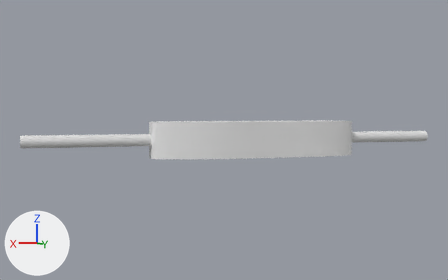
Two versions of the Blender file 3dPrint/UsbCover/CameraHolder_UsbCover_PassiveExt_TrippLite.blend, one commit apart.
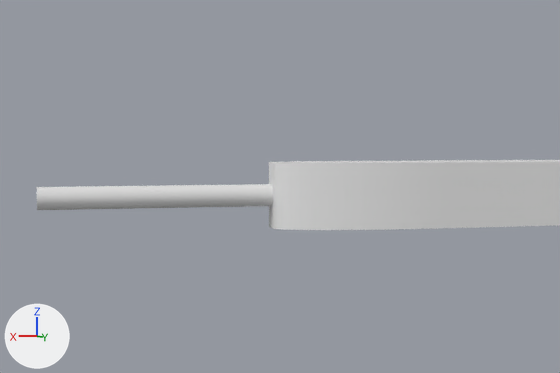
The first picture shows the older version from a 50 mm camera at (94.2, 253.1, 12.1) aimed at (10.2, -2.7, -0.6). The close-ups show both versions on the part from 0% to 69% of the width and 11% to 85% of the height of that picture; other places that the commit changed are outside them. The lights are fixed; the arrows at lower left show +X, +Y and +Z.

In view in the first close-up: 'Cube_Housing_Lower', 'Cube_Housing_Upper', 'Cyl_InnerWire'.
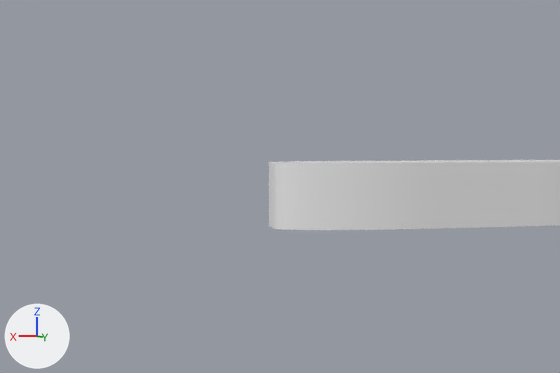
Location of each change, [x1, y1, x2, y2] in pixels of the close-ups (560 x 373 px):
```json
{"object": "Cyl_InnerWire", "change": "hidden", "before": [37, 184, 273, 210]}
```

Edits to the scene script, one JSON object a line:
```json
{"op": "add", "block": "ob_cyl_innerwire", "code": "ob_cyl_innerwire.hide_set(True)  # its collection is switched off"}
```
